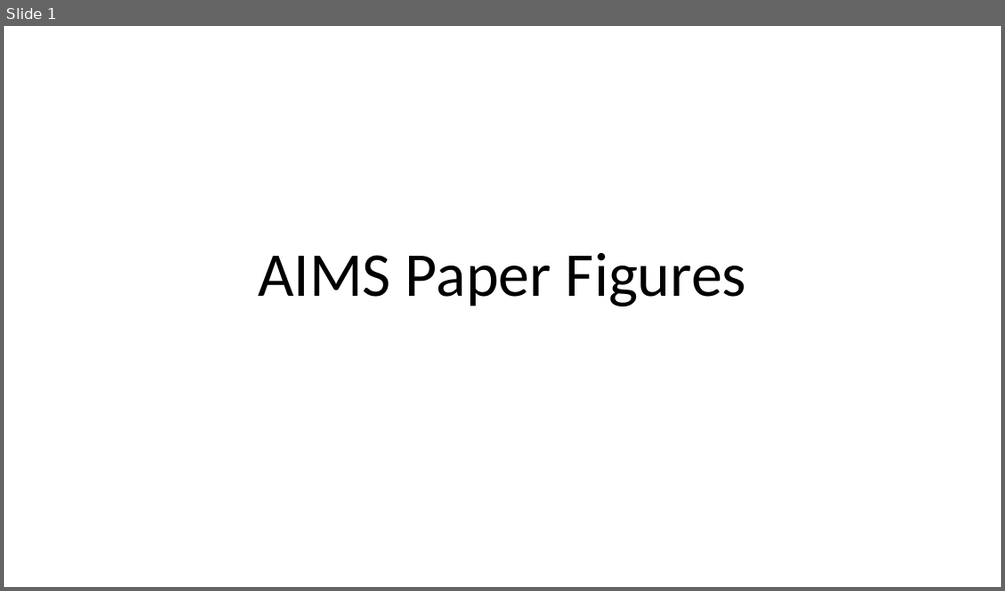
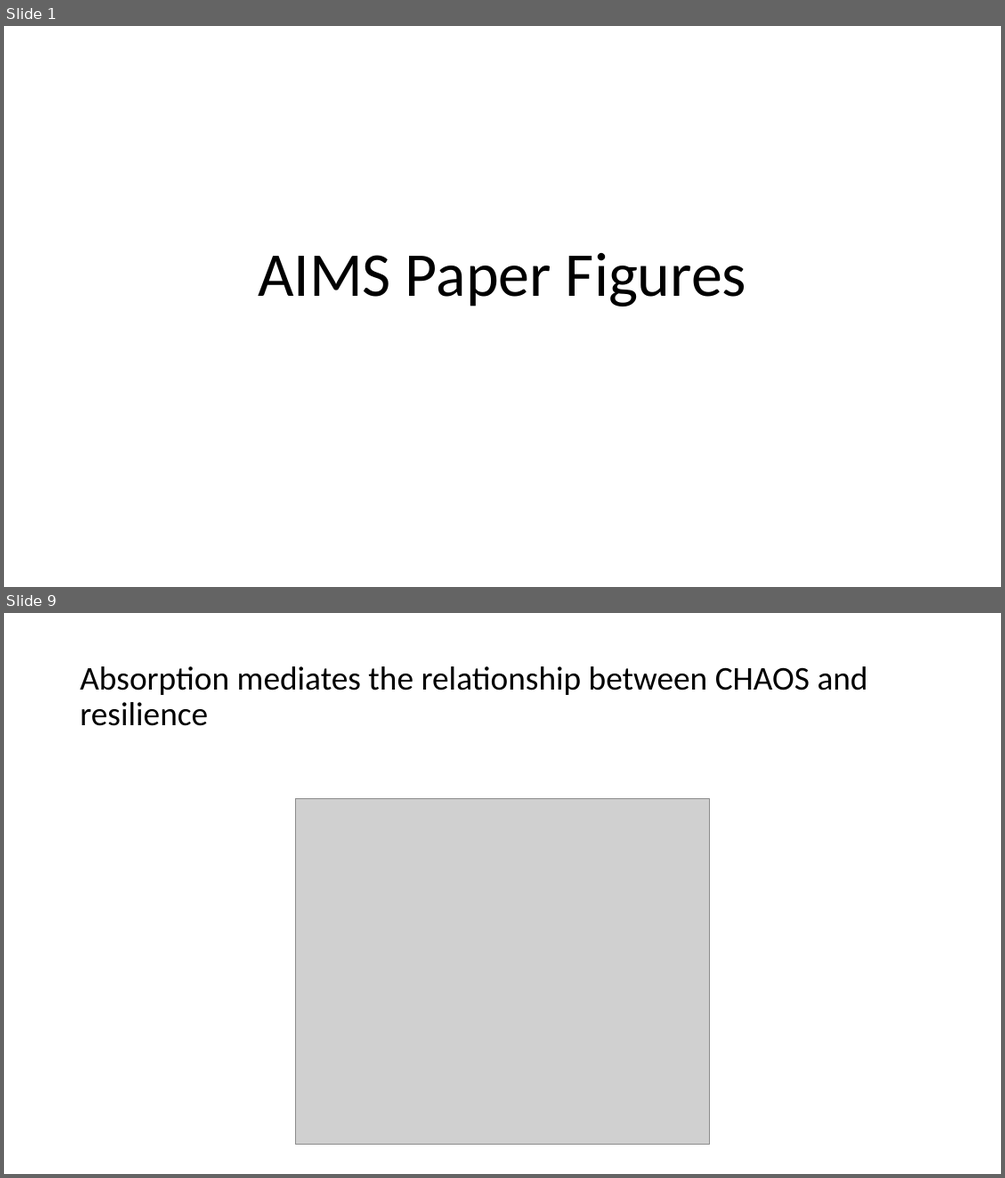
Before and after one commit to njk2136/TEAM, a slide deck: figures/AIMS_paper/AIMS_paperfigures.pptx. Shown one above the other, each under a label of ours: slide 1 before the commit, slides 1 and 9 after it; the slides between them are not shown. The pictures are 1005x591 and 1005x1178 pixels, drawn with LibreOffice and Linux fonts; fonts in the diff are those of the drawing; grey boxes stand for pictures. Boxes give left, top, right and bottom in pixels: in the first picture for what was removed or moved away, otherwise in the second. Text is boxed around its words. In the diff, an @@ line names an element or a change of style, - is before the commit and + after.

Commit message:
adding figures to slide deck for AIMS

```diff
--- a/figures/AIMS_paper/AIMS_paperfigures.pptx
+++ b/figures/AIMS_paper/AIMS_paperfigures.pptx
@@ slide 9 added at [4, 613, 1001, 1174], background #FFFFFF @@
@@ title added at [80, 666, 868, 726], 32 pt, text #000000 @@
+Absorption mediates the relationship between CHAOS and resilience
@@ picture added at [296, 799, 710, 1144] @@
```
Also in this commit, not shown: 7 other slides added.
